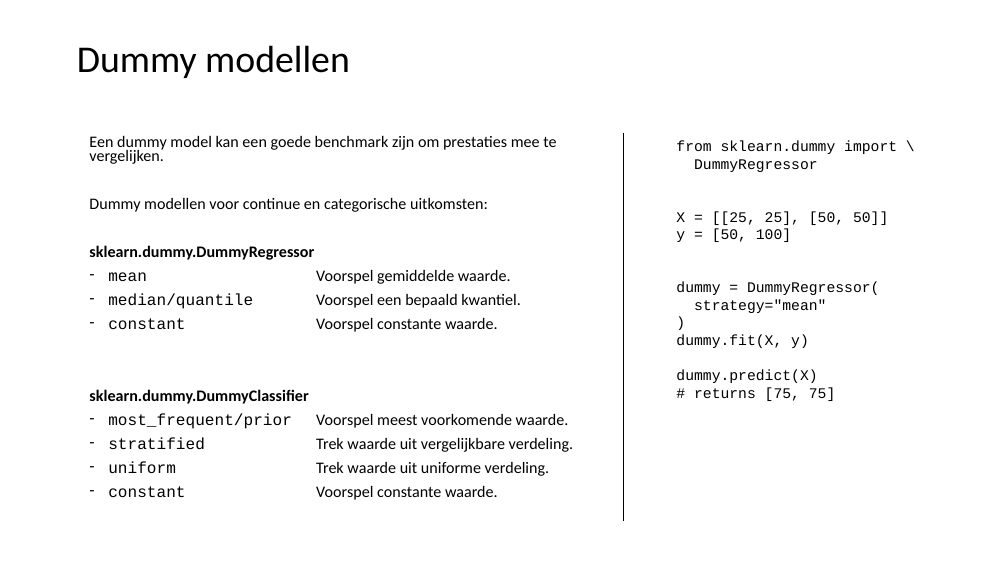
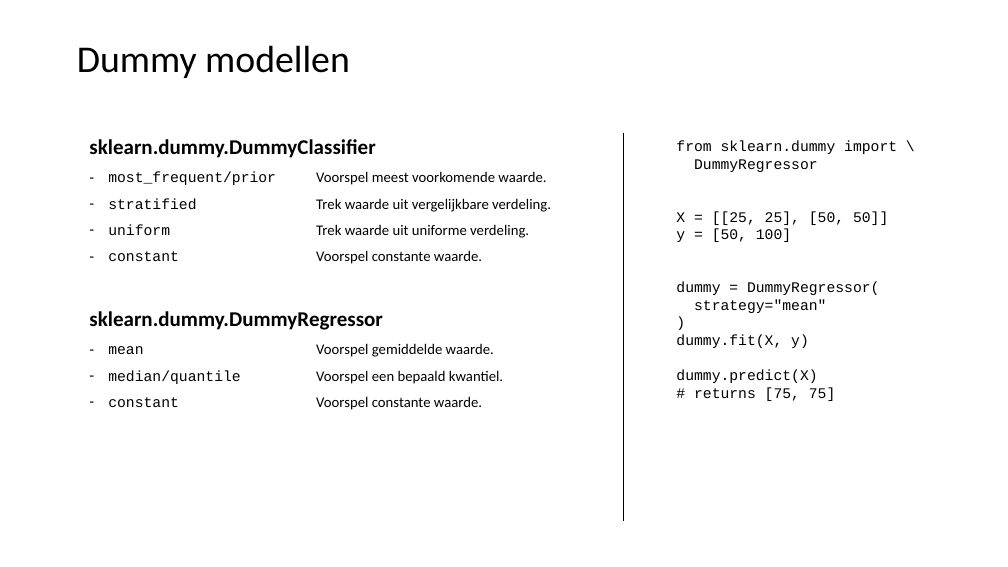
Before and after one commit to LFKoning/knowledge-sharing, a slide deck: slide 29 of python_trainees/4_scikit_learn/python_traineeship_4.pptx (slide 27 before the commit). Drawn at 1008x567 pixels with LibreOffice and Linux fonts; fonts in the diff are those of the drawing. Boxes give left, top, right and bottom in pixels: in the first picture for what was removed or moved away, otherwise in the second. Text is boxed around its words. In the diff, an @@ line names an element or a change of style, - is before the commit and + after.

```diff
--- a/python_trainees/4_scikit_learn/python_traineeship_4.pptx
+++ b/python_trainees/4_scikit_learn/python_traineeship_4.pptx
@@ text at (x1=89, y1=136, x2=556, y2=332): paragraphs removed @@
-Een dummy model kan een goede benchmark zijn om prestaties mee te vergelijken.
-Dummy modellen voor continue en categorische uitkomsten:
-sklearn.dummy.DummyRegressor
-– mean Voorspel gemiddelde waarde.
-– median/quantile Voorspel een bepaald kwantiel.
-– constant Voorspel constante waarde.
@@ text at (x1=89, y1=139, x2=551, y2=264): size 15.3 to 20 pt in "sklearn.dummy.DummyClassifier"; size 15.3 to 14 pt in "most_frequent/prior Voorspel meest voorkomende waarde.", "stratified Trek waarde uit vergelijkbare verdeling.", "uniform Trek waarde uit uniforme verdeling.", "constant Voorspel constante waarde."; line spacing 0.7 to 0.9 @@
@@ text at (x1=89, y1=311, x2=503, y2=410): paragraphs added @@
+sklearn.dummy.DummyRegressor
+– mean Voorspel gemiddelde waarde.
+– median/quantile Voorspel een bepaald kwantiel.
+– constant Voorspel constante waarde.
```
Also in this commit, not shown: 13 other slides changed, 4 slides added, 1 slide removed, 8 other files.
